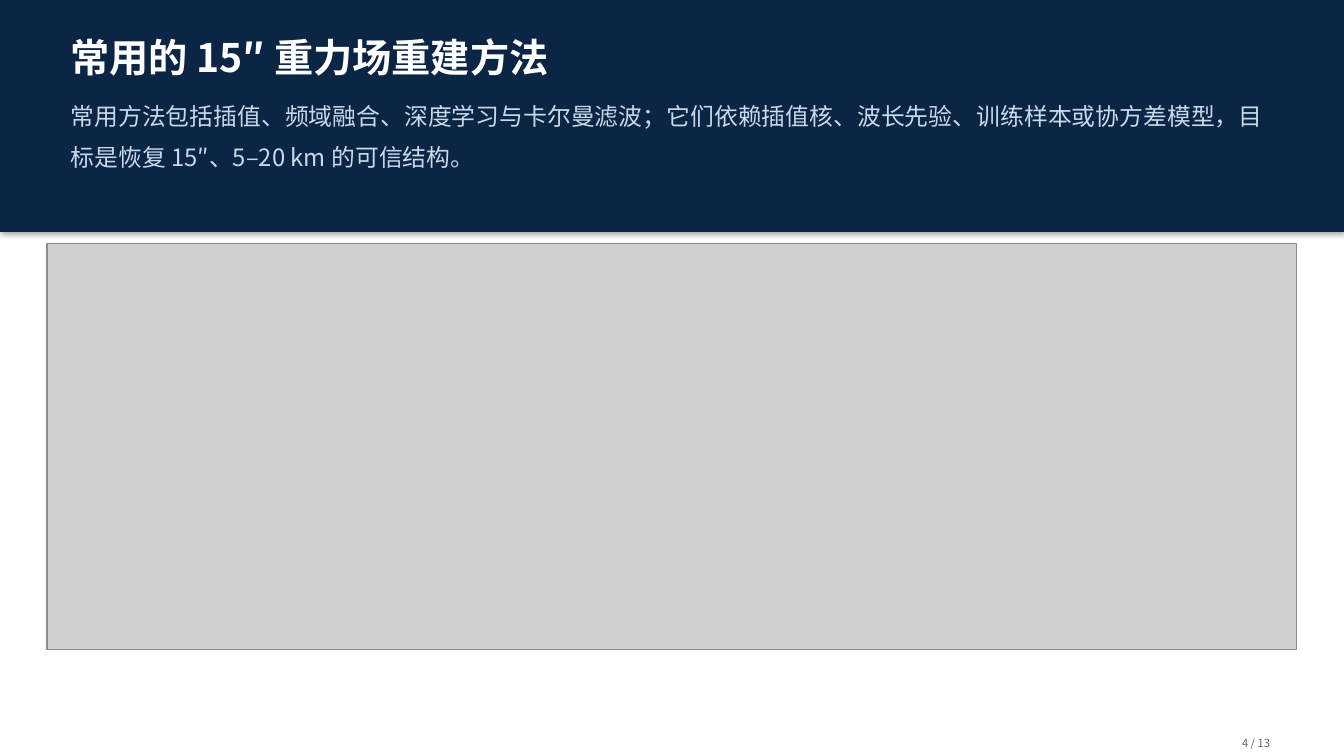
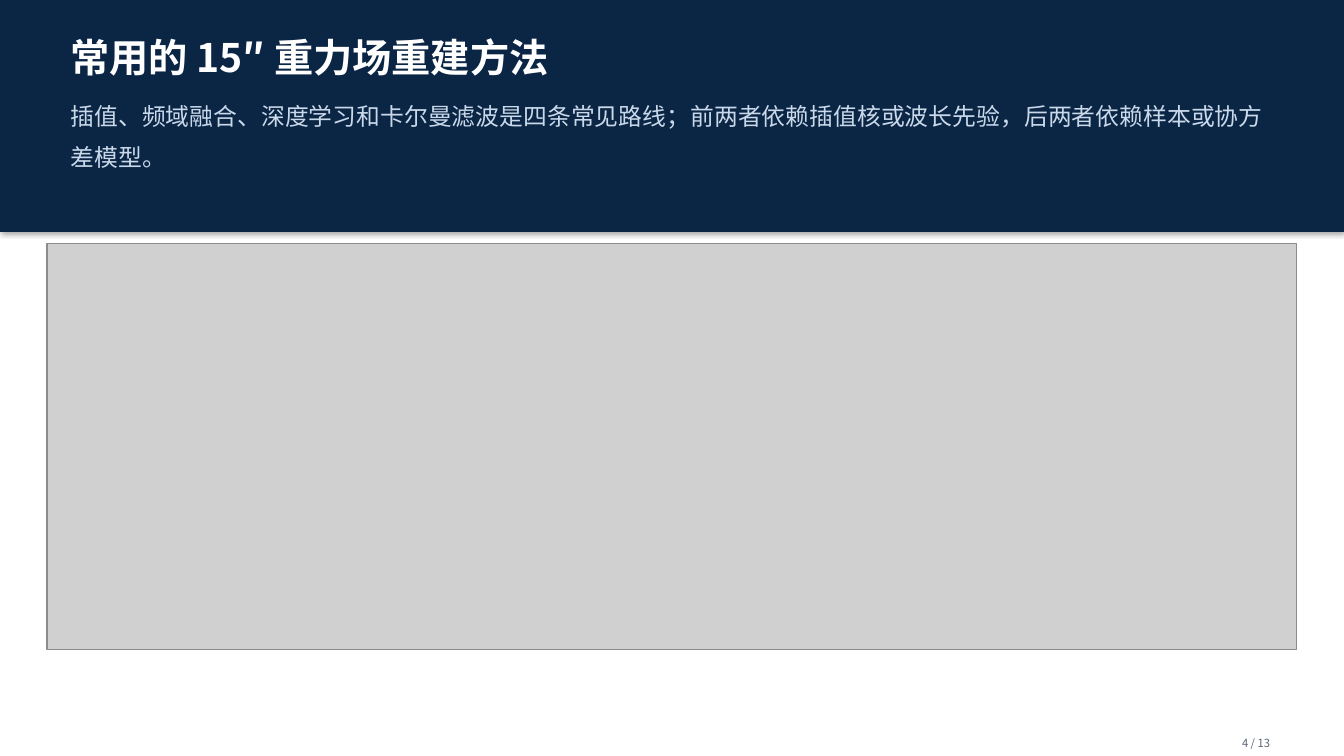
Before and after one commit to shuyunkai/kalman_gravity, a slide deck: slide 4 of ppt/汇报_新结构_13页.pptx. Drawn at 1344x756 pixels with LibreOffice and Linux fonts; fonts in the diff are those of the drawing; grey boxes stand for pictures. Boxes give left, top, right and bottom in pixels: in the first picture for what was removed or moved away, otherwise in the second. Text is boxed around its words. In the diff, an @@ line names an element or a change of style, - is before the commit and + after.

```diff
--- a/ppt/汇报_新结构_13页.pptx
+++ b/ppt/汇报_新结构_13页.pptx
@@ text at (71,105,1263,168): text changed @@
-常用方法包括插值、频域融合、深度学习与卡尔曼滤波；它们依赖插值核、波长先验、训练样本或协方差模型，目标是恢复 15″、5–20 km 的可信结构。
+插值、频域融合、深度学习和卡尔曼滤波是四条常见路线；前两者依赖插值核或波长先验，后两者依赖样本或协方差模型。
```
Also in this commit, not shown: 11 other slides changed, 1 other file.
